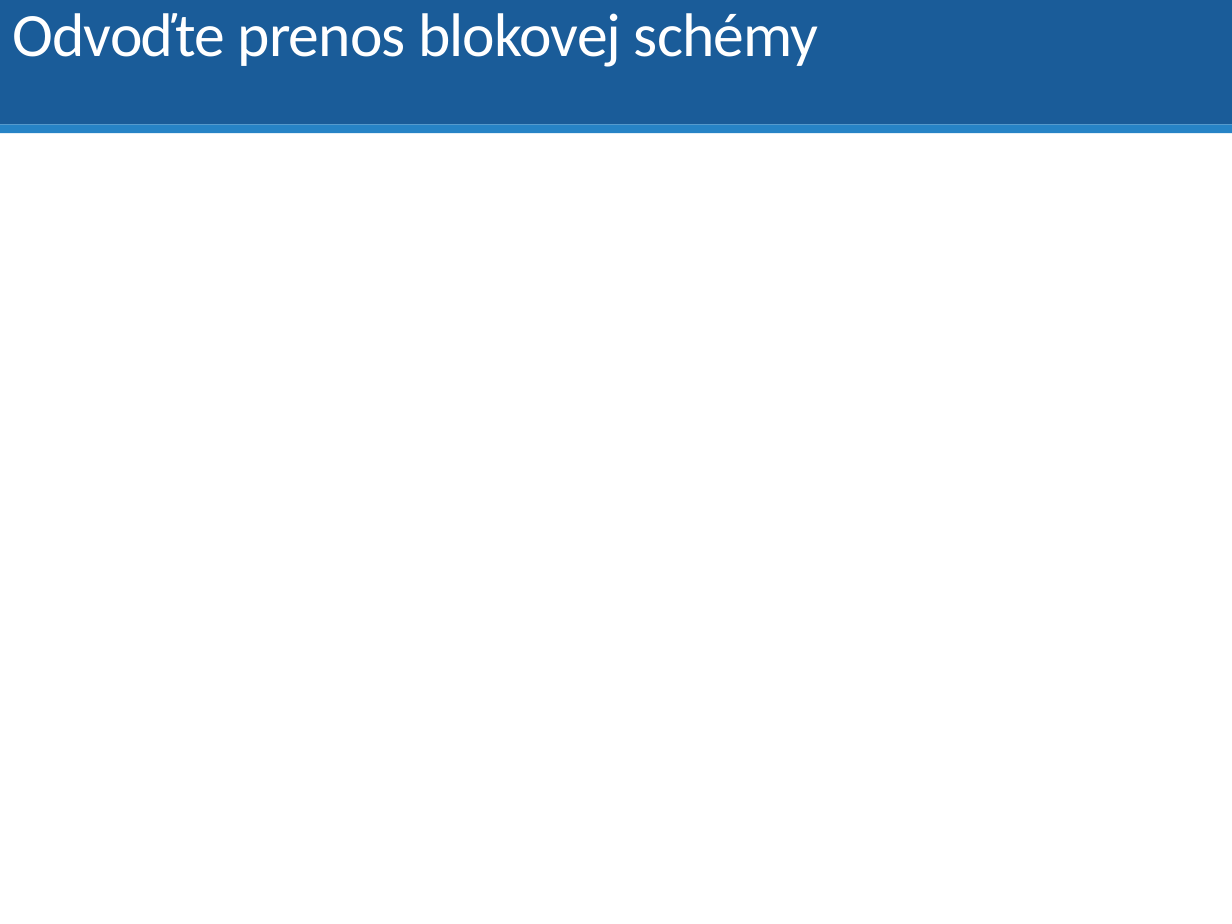
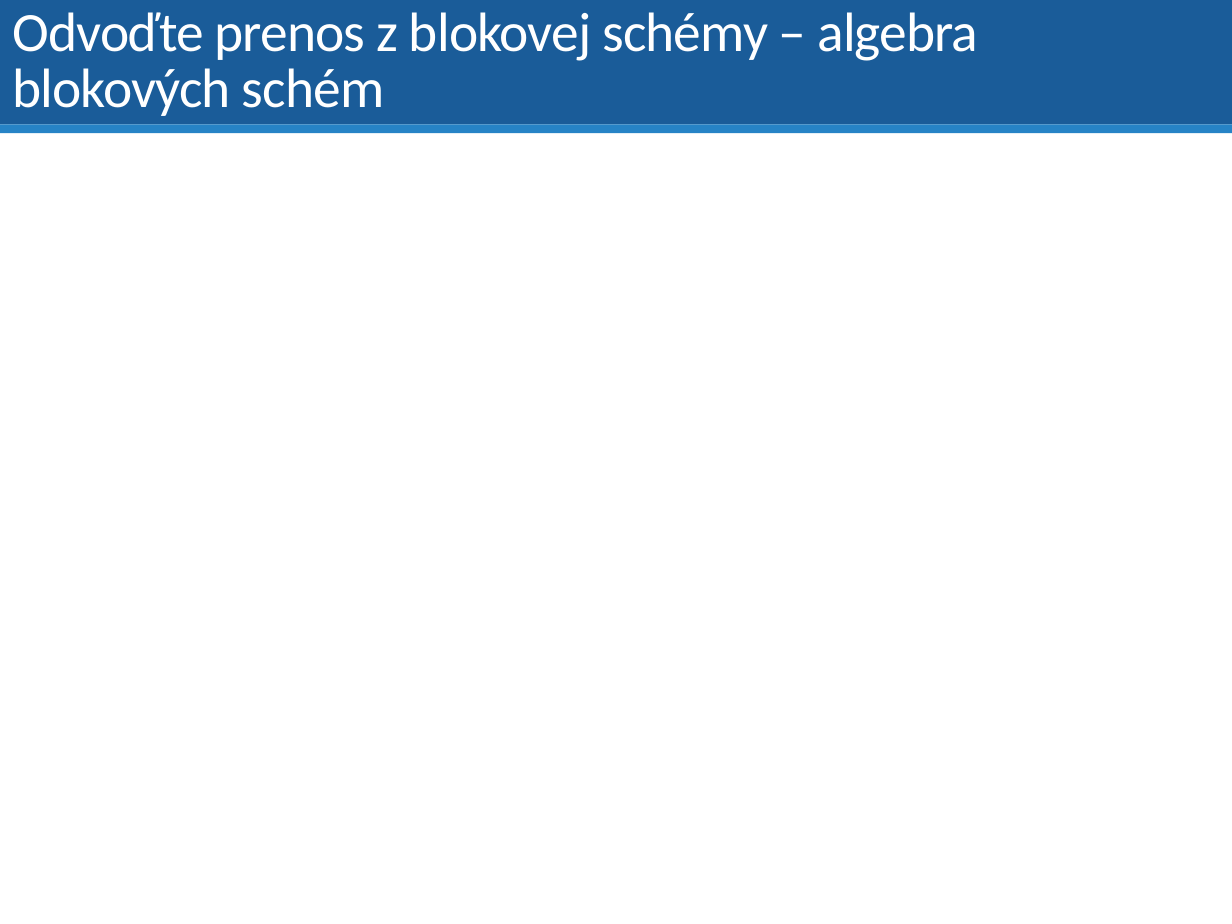
Before and after one commit to dodekm/TeamProjektKybernetika, a slide deck: slide 53 of Nove prednasky/P01_dynamika_dif_rovnice_LPT_prenosova_funkcia_modelovanie.pptx (slide 49 before the commit). Drawn at 1232x924 pixels with LibreOffice and Linux fonts; fonts in the diff are those of the drawing. Boxes give left, top, right and bottom in pixels: in the first picture for what was removed or moved away, otherwise in the second. Text is boxed around its words. In the diff, an @@ line names an element or a change of style, - is before the commit and + after.

```diff
--- a/Nove prednasky/P01_dynamika_dif_rovnice_LPT_prenosova_funkcia_modelovanie.pptx
+++ b/Nove prednasky/P01_dynamika_dif_rovnice_LPT_prenosova_funkcia_modelovanie.pptx
@@ title at [12, 12, 978, 116]: text changed; size 36 to 32.4 pt @@
-Odvoďte prenos blokovej schémy
+Odvoďte prenos z blokovej schémy – algebra blokových schém
```
Also in this commit, not shown: 14 other slides changed, 4 slides added.
